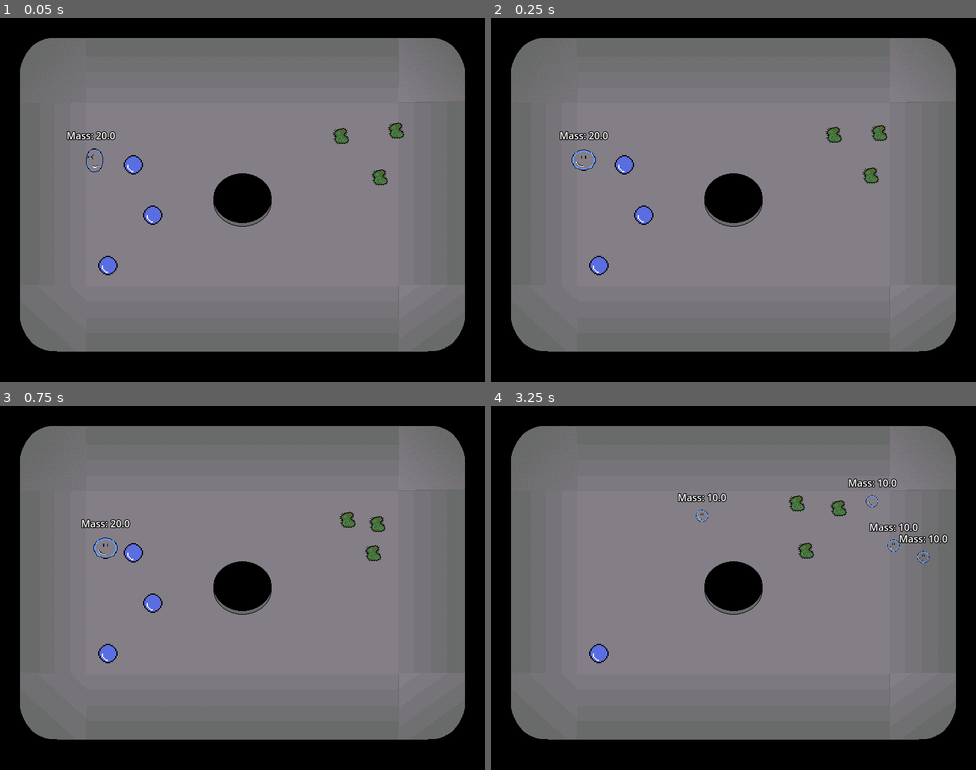
Above: before the commit, frames 1-4 (two rows, left to right).
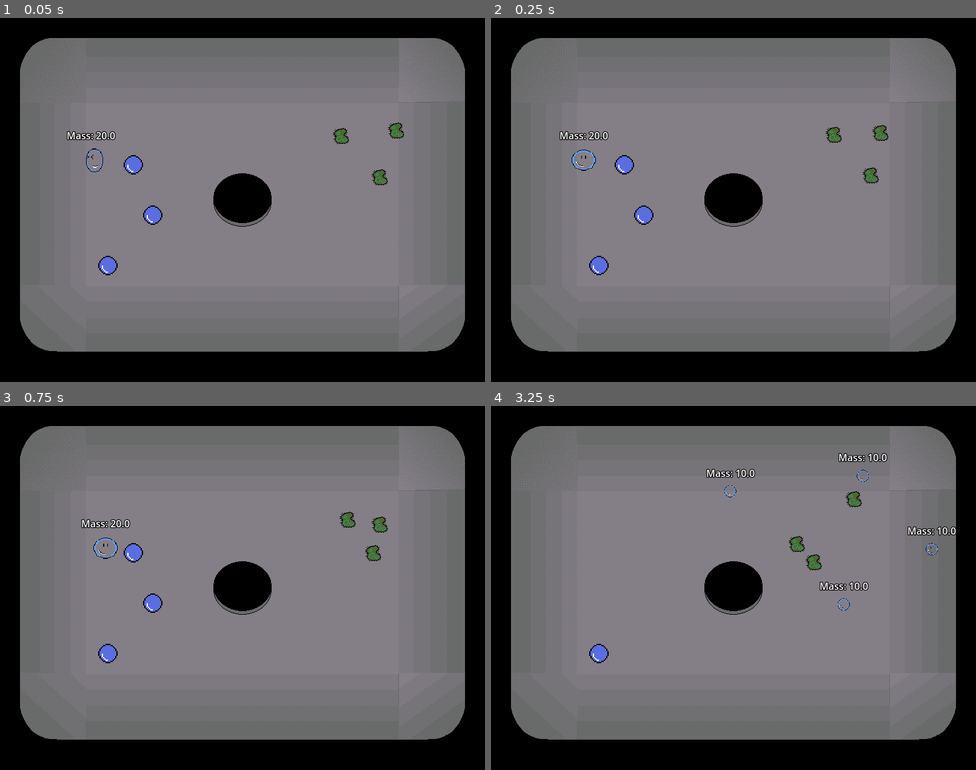
Above: after the commit, the same moments.

Repository: that-damn-cat/BubbleTrouble
Game: Godot game, scene res://game.tscn
Same seed, same stepped clock (60 frames per second), same inputs: the game is played once before the commit and once after it.
Inputs:
- Up to frame 1 (0.05 s): no input
- Up to frame 2 (0.25 s): no input
- Up to frame 3 (0.75 s): hold Right (right) from 0.53 s (still down); tap Space (shoot) at 0.6 s
- Up to frame 4 (3.25 s): release Right (right) at 1.28 s; hold Down (down) 1.28-2.03 s; tap Space (shoot) at 1.35, 2.1, 2.85 s; hold Right (right) 2.03-2.78 s; hold Up (up) from 2.78 s (still down)

Frame 1 is identical in both runs. In frame 2, less than 0.1% of the frame differs, in the area x 78-82%, y 29-34%; in frame 3, less than 0.1%; in frame 4, 2.1%, in the area x 38-96%, y 12-57%.

Commit message:
Germ Implements HealthComponent/Hitbox/Hurtbox

Diff:
--- a/Components/GrowComponent/GrowComponent.gd
+++ b/Components/GrowComponent/GrowComponent.gd
@@ -1,15 +1,19 @@
 class_name GrowComponent
 extends Node
 
+@export_category("Collections")
 @export var sprites: Array[Sprite2D]
 @export var collision_offsets: Dictionary[CollisionShape2D, float]
+
+@export_category("Size Factors")
 @export var size: float
 @export var scaling: float = 1.0
+@export var sprite_size_modifier: float = 1.0
 
 func update_size() -> void:
 	for sprite in sprites:
 		var sprite_width = sprite.texture.get_size().x / sprite.hframes
-		sprite.scale.x = (size / sprite_width) * globals.scaling_factor * scaling
+		sprite.scale.x = (size / sprite_width) * globals.scaling_factor * scaling * sprite_size_modifier
 
 		var sprite_height = sprite.texture.get_size().y / sprite.vframes
 		sprite.scale.y = (size / sprite_height) * globals.scaling_factor * scaling
@@ -20,7 +24,9 @@
 		var shape: Shape2D = collider.shape
 
 		if shape is CircleShape2D:
-			shape.radius = ((size / 2.0) + collision_offsets[collider]) * globals.scaling_factor * scaling
+			var target_radius = ((size / 2.0) + collision_offsets[collider]) * globals.scaling_factor * scaling
+			target_radius = max(1.0, target_radius)
+			shape.radius = target_radius
 		else:
 			push_error("Shape type not handled yet. Implement me :(")
 
--- a/Entities/Droplet/droplet.gd
+++ b/Entities/Droplet/droplet.gd
@@ -8,6 +8,11 @@
 	grow_component.update_size()
 
 func _on_body_entered(body: Node2D) -> void:
-	if body is Player:
-		body.health_component.heal(size_bonus)
-		queue_free()
+	if not body is Player:
+		return
+
+	body = body as Player
+
+	body.health_component.heal(size_bonus)
+
+	queue_free()
--- a/Entities/Germ/germ.gd
+++ b/Entities/Germ/germ.gd
@@ -16,6 +16,5 @@
 
 	move_and_slide()
 
-func _on_hurtbox_body_entered(body: Node2D) -> void:
-	body.queue_free()
+func _on_died() -> void:
 	queue_free()
--- a/Entities/Germ/germ.tscn
+++ b/Entities/Germ/germ.tscn
@@ -1,35 +1,44 @@
-[gd_scene load_steps=9 format=3 uid="uid://dgqdov4kcwtwt"]
+[gd_scene load_steps=12 format=3 uid="uid://dgqdov4kcwtwt"]
 
 [ext_resource type="Texture2D" uid="uid://bqvfed6o0nkvr" path="res://Entities/Germ/Assets/germ.png" id="1_4lhe2"]
 [ext_resource type="Script" uid="uid://ckrld8h53xeb6" path="res://Entities/Germ/germ.gd" id="1_wjhn7"]
+[ext_resource type="Script" uid="uid://c648tla2l1a3r" path="res://Components/HealthComponent/HealthComponent.gd" id="3_1i5w4"]
 [ext_resource type="Script" uid="uid://b1w078d4c35ow" path="res://Entities/Germ/States/state_machine.gd" id="3_gq1pa"]
+[ext_resource type="Script" uid="uid://b0t6j7npbw78g" path="res://Components/Hitbox2D/Hitbox2D.gd" id="4_0djn2"]
 [ext_resource type="Script" uid="uid://dsj5h86w1cjad" path="res://Entities/Germ/States/idle.gd" id="4_iixjj"]
+[ext_resource type="Script" uid="uid://deho6lgc8wgao" path="res://Components/Hurtbox2D/Hurtbox2D.gd" id="5_7wqt5"]
 [ext_resource type="Script" uid="uid://dfxvsxrit718f" path="res://Entities/Germ/States/seek.gd" id="5_gq1pa"]
 
-[sub_resource type="RectangleShape2D" id="RectangleShape2D_wjhn7"]
-size = Vector2(18, 18)
+[sub_resource type="CircleShape2D" id="CircleShape2D_5bxlw"]
+radius = 8.0
 
 [sub_resource type="CircleShape2D" id="CircleShape2D_kkfdt"]
 radius = 125.0
 
-[sub_resource type="CircleShape2D" id="CircleShape2D_gq1pa"]
-radius = 12.649111
+[sub_resource type="CircleShape2D" id="CircleShape2D_1i5w4"]
+radius = 13.0
 
 [node name="Germ" type="CharacterBody2D"]
 collision_layer = 4
-collision_mask = 63
+collision_mask = 53
 script = ExtResource("1_wjhn7")
 seek_speed = 125.0
 
 [node name="Sprite2D" type="Sprite2D" parent="."]
 texture = ExtResource("1_4lhe2")
 
+[node name="HealthComponent" type="Node" parent="."]
+script = ExtResource("3_1i5w4")
+max_health = 1.0
+metadata/_custom_type_script = "uid://c648tla2l1a3r"
+
 [node name="PhysicsHitbox" type="CollisionShape2D" parent="."]
 visible = false
-shape = SubResource("RectangleShape2D_wjhn7")
+shape = SubResource("CircleShape2D_5bxlw")
 debug_color = Color(0.7741504, 0.4439164, 0, 0.41960785)
 
 [node name="SeekZone" type="Area2D" parent="."]
+visible = false
 collision_layer = 4
 collision_mask = 2
 
@@ -37,13 +46,25 @@
 position = Vector2(0, -0.5)
 shape = SubResource("CircleShape2D_kkfdt")
 
-[node name="Hurtbox" type="Area2D" parent="."]
+[node name="Hitbox2D" type="Area2D" parent="."]
 collision_layer = 4
 collision_mask = 2
+script = ExtResource("4_0djn2")
+damage = 10.0
+metadata/_custom_type_script = "uid://b0t6j7npbw78g"
 
-[node name="HurtShape" type="CollisionShape2D" parent="Hurtbox"]
-shape = SubResource("CircleShape2D_gq1pa")
-debug_color = Color(0.97960764, 0, 0.3905215, 0.41960785)
+[node name="HitboxCollider" type="CollisionShape2D" parent="Hitbox2D"]
+shape = SubResource("CircleShape2D_1i5w4")
+
+[node name="Hurtbox2D" type="Area2D" parent="." node_paths=PackedStringArray("health")]
+collision_layer = 4
+collision_mask = 2
+script = ExtResource("5_7wqt5")
+health = NodePath("../HealthComponent")
+metadata/_custom_type_script = "uid://deho6lgc8wgao"
+
+[node name="HurtboxCollider" type="CollisionShape2D" parent="Hurtbox2D"]
+shape = SubResource("CircleShape2D_1i5w4")
 
 [node name="StateMachine" type="Node" parent="." node_paths=PackedStringArray("controlled_node", "initial_state")]
 script = ExtResource("3_gq1pa")
@@ -61,6 +82,6 @@
 state_name = "seek"
 metadata/_custom_type_script = "uid://xmr3p4wrraye"
 
+[connection signal="died" from="HealthComponent" to="." method="_on_died"]
 [connection signal="body_entered" from="SeekZone" to="StateMachine/Idle" method="_on_seek_body_entered"]
 [connection signal="body_exited" from="SeekZone" to="StateMachine/Seek" method="_on_seek_body_exited"]
-[connection signal="body_entered" from="Hurtbox" to="." method="_on_hurtbox_body_entered"]
--- a/Entities/Player/player.tscn
+++ b/Entities/Player/player.tscn
@@ -130,15 +130,15 @@
 
 [sub_resource type="Animation" id="Animation_lub02"]
 resource_name = "split"
-length = 0.7
-tracks/0/type = "value"
-tracks/0/imported = false
-tracks/0/enabled = true
-tracks/0/path = NodePath("Bubs:frame")
-tracks/0/interp = 1
-tracks/0/loop_wrap = true
-tracks/0/keys = {
-"times": PackedFloat32Array(0, 0.1, 0.2, 0.3, 0.4, 0.5, 0.6),
+length = 0.5
+tracks/0/type = "value"
+tracks/0/imported = false
+tracks/0/enabled = true
+tracks/0/path = NodePath("Bubs:frame")
+tracks/0/interp = 1
+tracks/0/loop_wrap = true
+tracks/0/keys = {
+"times": PackedFloat32Array(0, 0.06666667, 0.13333334, 0.2, 0.3, 0.36666667, 0.43333334),
 "transitions": PackedFloat32Array(1, 1, 1, 1, 1, 1, 1),
 "update": 1,
 "values": [0, 5, 6, 7, 8, 13, 0]
@@ -150,7 +150,7 @@
 tracks/1/interp = 1
 tracks/1/loop_wrap = true
 tracks/1/keys = {
-"times": PackedFloat32Array(0.4),
+"times": PackedFloat32Array(0.3),
 "transitions": PackedFloat32Array(1),
 "values": [{
 "args": [],
